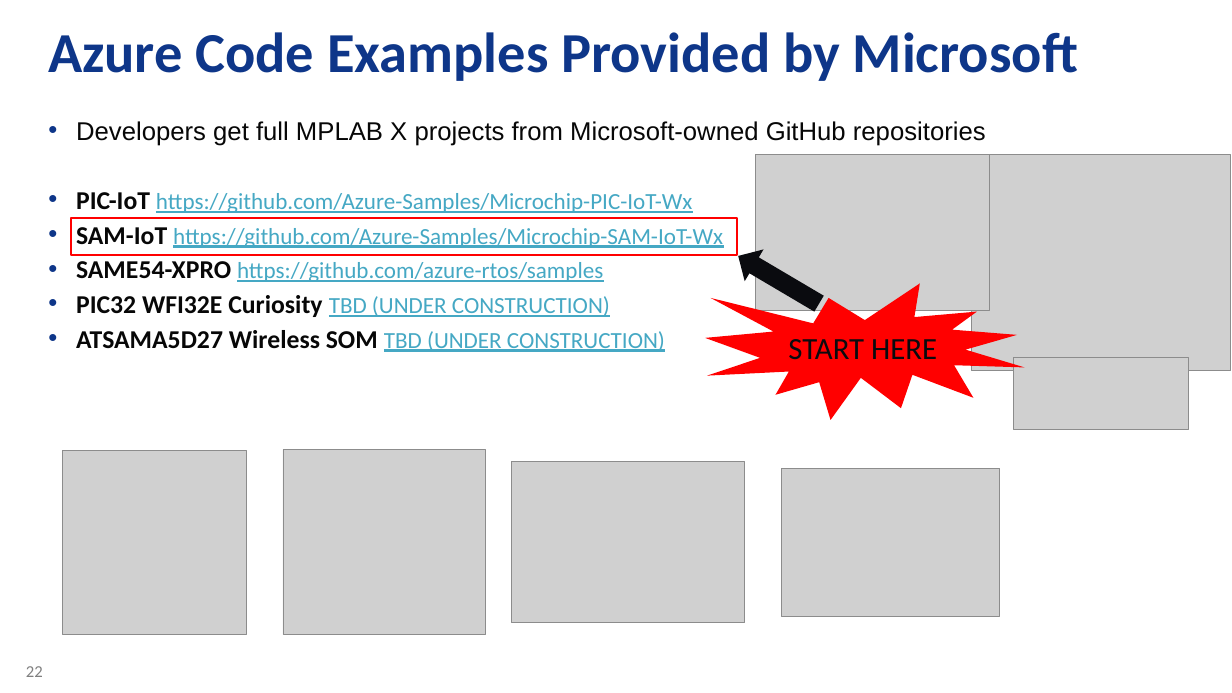
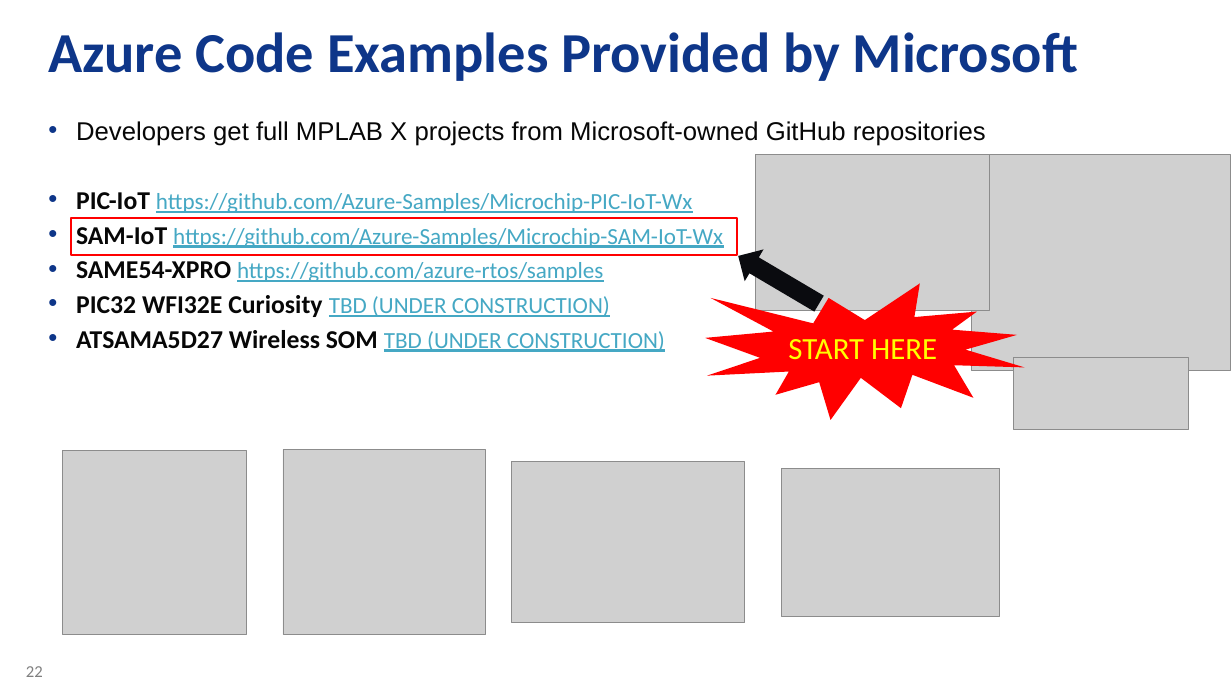
Before and after one commit to Azure-Samples/Microchip-SAM-IoT-Wx, a slide deck: slide 22 of AO-Smith-MSFT-MCHP-r6.pptx. Drawn at 1232x693 pixels with LibreOffice and Linux fonts; fonts in the diff are those of the drawing; grey boxes stand for pictures; background and template pictures are left out. Boxes give left, top, right and bottom in pixels: in the first picture for what was removed or moved away, otherwise in the second. Text is boxed around its words. In the diff, an @@ line names an element or a change of style, - is before the commit and + after.

```diff
--- a/AO-Smith-MSFT-MCHP-r6.pptx
+++ b/AO-Smith-MSFT-MCHP-r6.pptx
@@ irregular seal "START HERE" at (705, 284, 1025, 421): text colour #0A0B0F to #FFFF00 @@
```
Also in this commit, not shown: 3 other slides changed, 1 other file.
